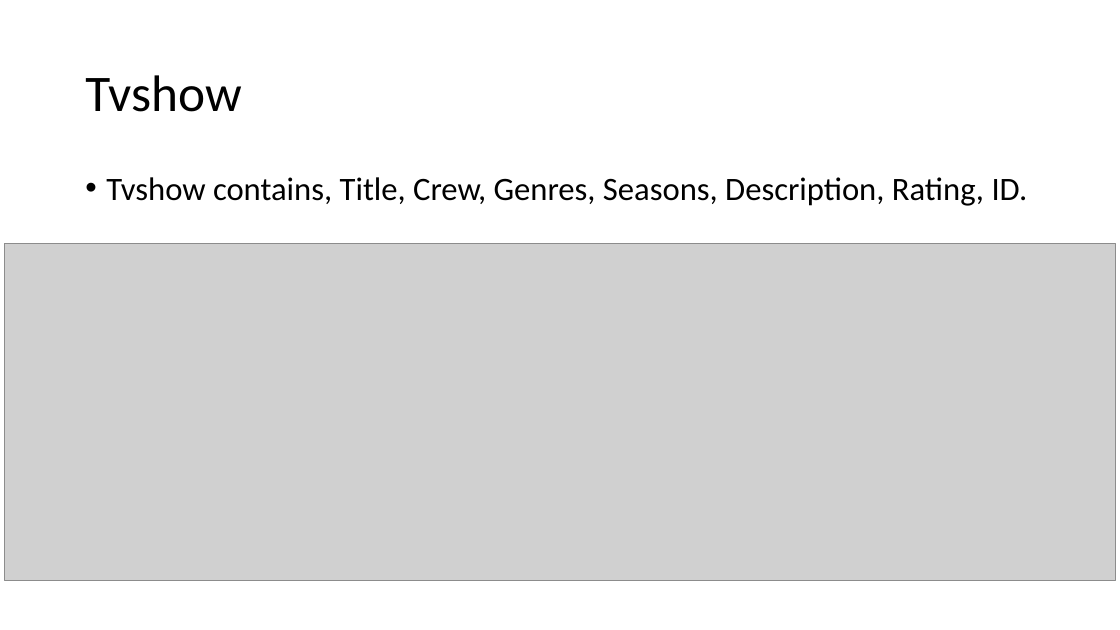
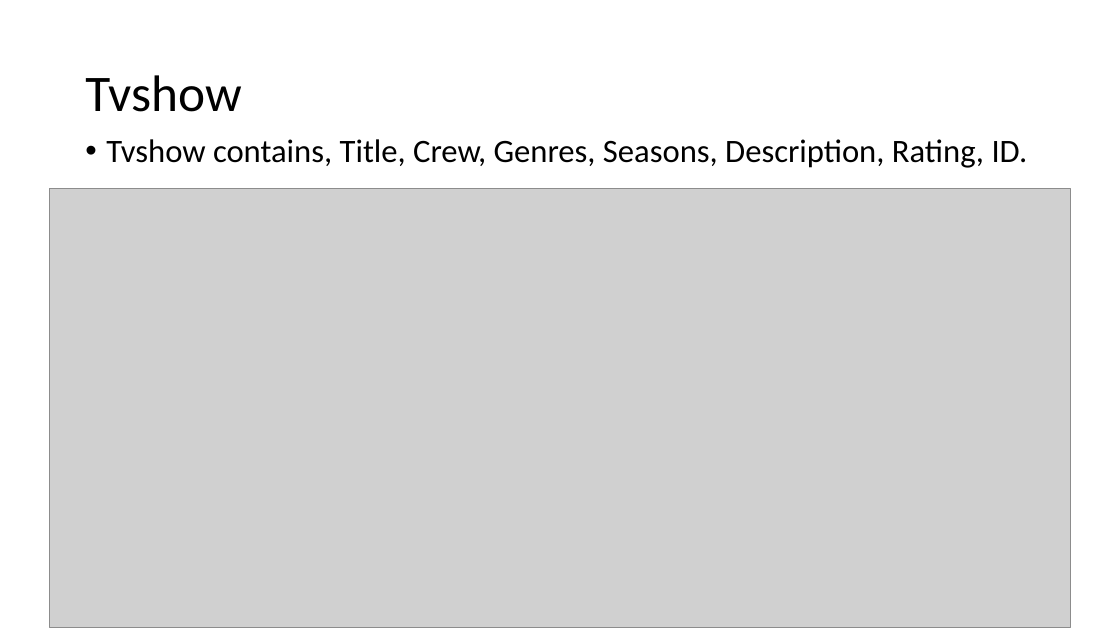
Before and after one commit to akhiln28/ontology_assignment1, a slide deck: slide 4 of presentation.pptx. Drawn at 1120x630 pixels with LibreOffice and Linux fonts; fonts in the diff are those of the drawing; grey boxes stand for pictures. Boxes give left, top, right and bottom in pixels: in the first picture for what was removed or moved away, otherwise in the second. Text is boxed around its words. In the diff, an @@ line names an element or a change of style, - is before the commit and + after.

```diff
--- a/presentation.pptx
+++ b/presentation.pptx
@@ text "Tvshow contains, Title, Crew, Genres, ...": place and size @@
-text "Tvshow contains, Title, Crew, Genres, ..." at (106,177,1028,206)
+text "Tvshow contains, Title, Crew, Genres, ..." at (106,139,1028,168)
@@ picture: place and size @@
-picture at (4,244,1116,580)
+picture at (50,188,1070,627)
```
Also in this commit, not shown: 4 other slides changed, 2 slides added, 2 slides removed, 2 other files.
